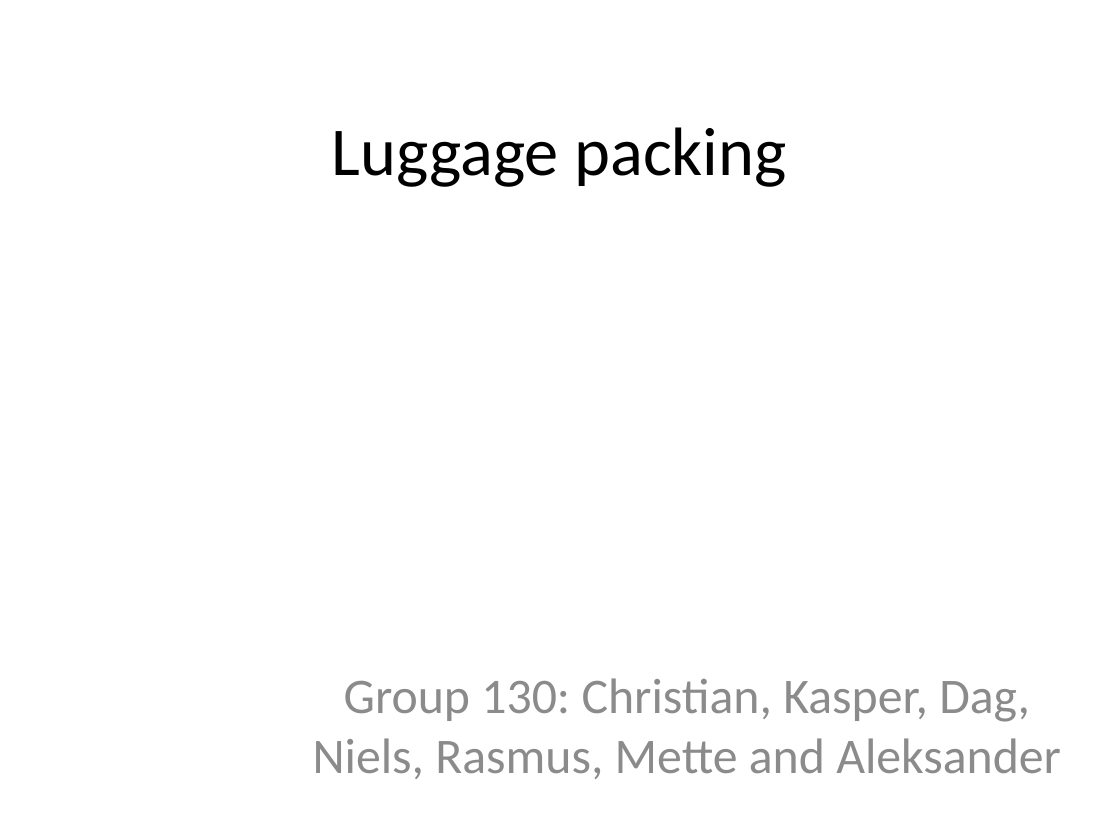
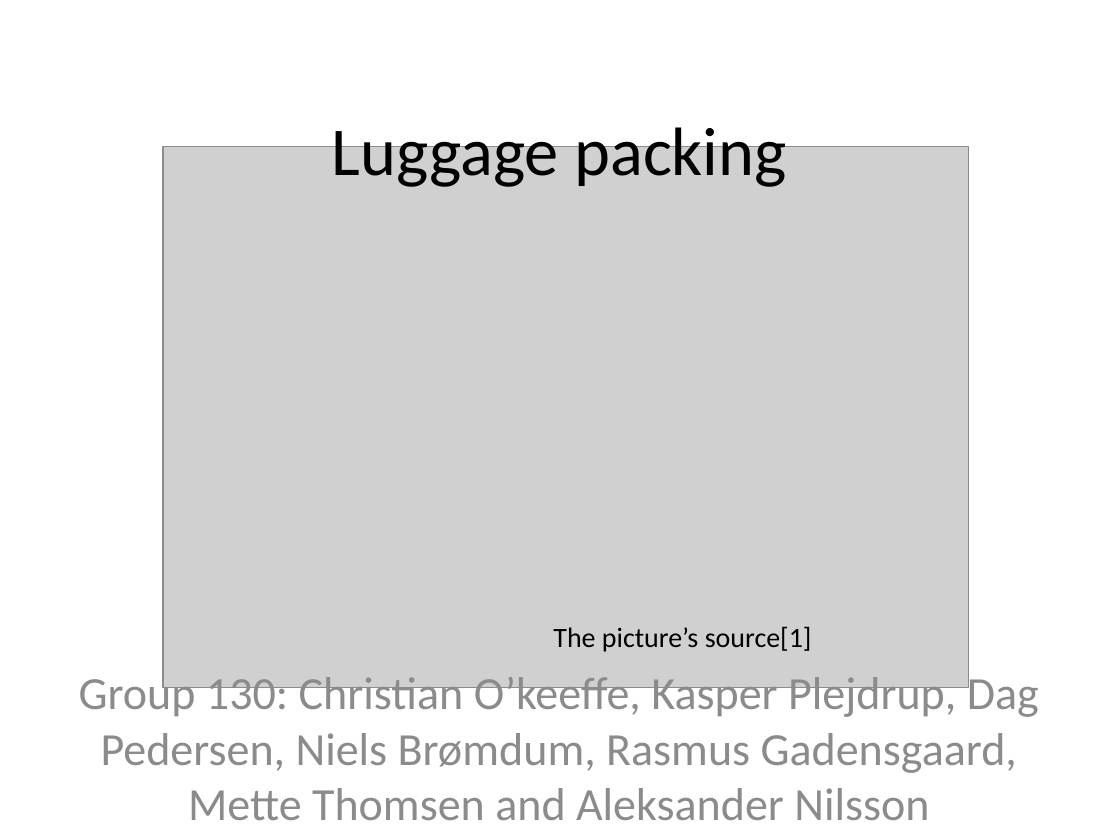
Before and after one commit to montelongoj/p2-b130-aau-2011, a slide deck: slide 1 of PP for status.pptx. Drawn at 1120x840 pixels with LibreOffice and Linux fonts; fonts in the diff are those of the drawing; grey boxes stand for pictures. Boxes give left, top, right and bottom in pixels: in the first picture for what was removed or moved away, otherwise in the second. Text is boxed around its words. In the diff, an @@ line names an element or a change of style, - is before the commit and + after.

```diff
--- a/PP for status.pptx
+++ b/PP for status.pptx
@@ picture added at bbox=[164, 147, 969, 688] @@
@@ text added at bbox=[553, 626, 812, 652], 18 pt, text #000000 @@
+The picture’s source[1]
@@ subtitle at bbox=[79, 671, 1039, 820]: text changed; size 32 to 29.6 pt @@
-Group 130: Christian, Kasper, Dag, Niels, Rasmus, Mette and Aleksander
+Group 130: Christian O’keeffe, Kasper Plejdrup, Dag Pedersen, Niels Brømdum, Rasmus Gadensgaard, Mette Thomsen and Aleksander Nilsson
```
Also in this commit, not shown: 3 other slides changed.
